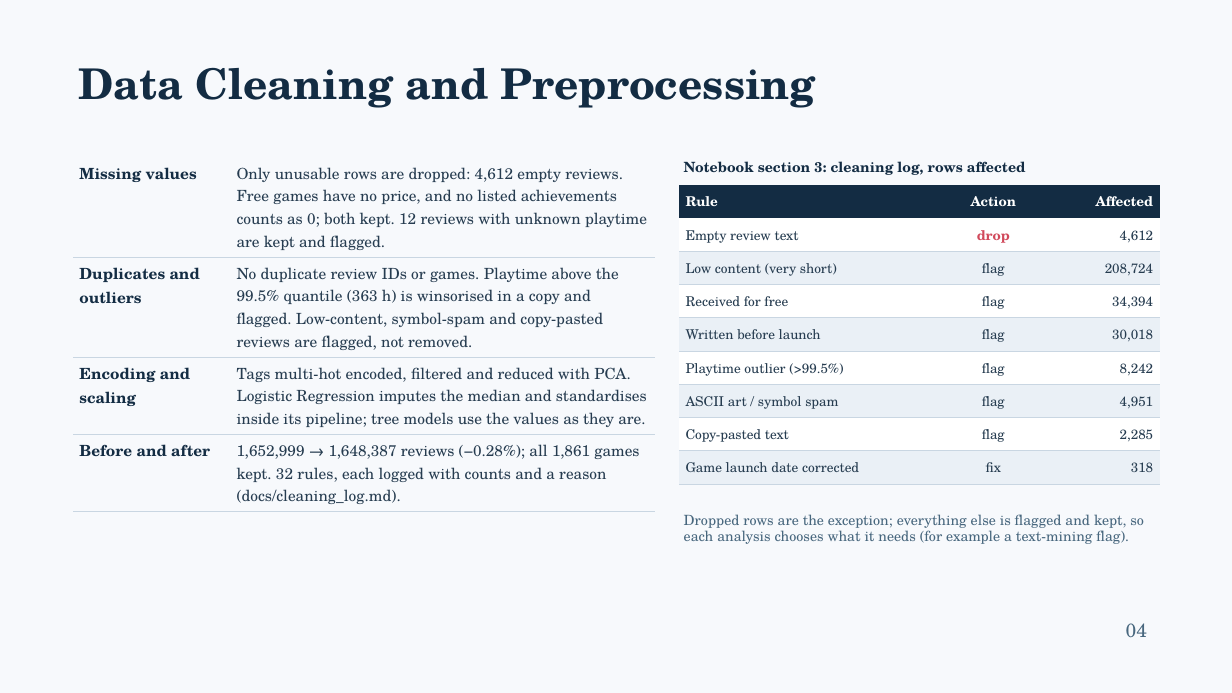
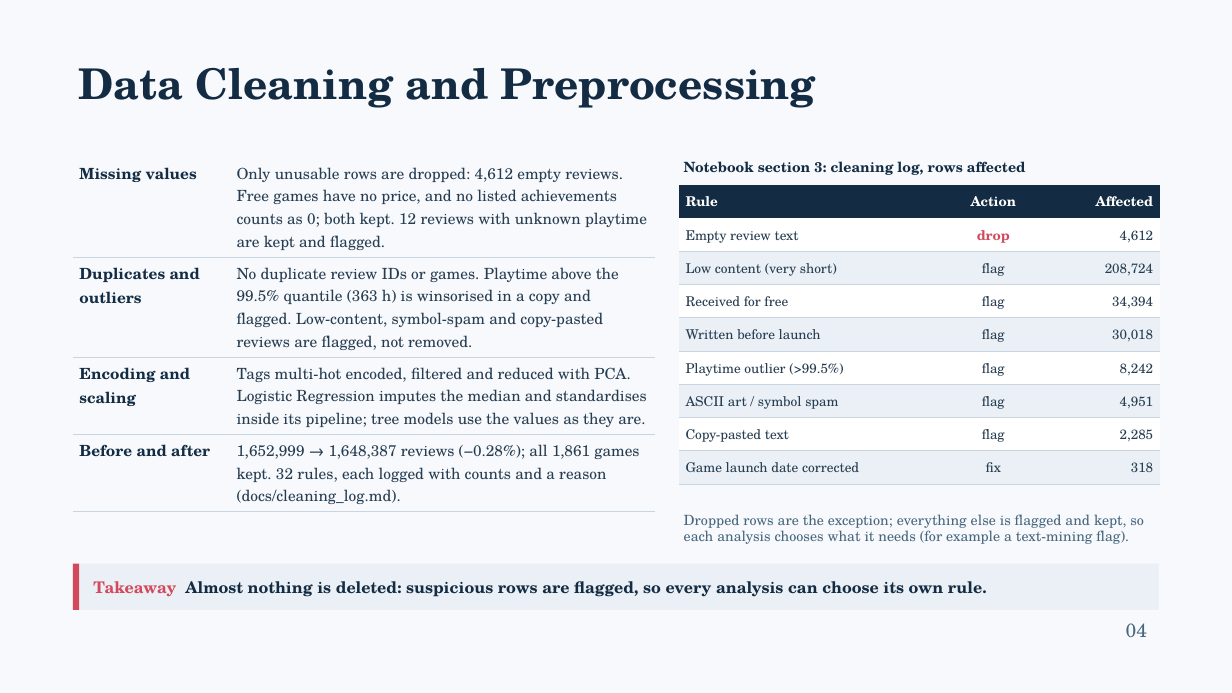
Before and after one commit to Shan713/IndieGuard, a slide deck: slide 4 of slides/review1.pptx. Drawn at 1232x693 pixels with LibreOffice and Linux fonts; fonts in the diff are those of the drawing. Boxes give left, top, right and bottom in pixels: in the first picture for what was removed or moved away, otherwise in the second. Text is boxed around its words. In the diff, an @@ line names an element or a change of style, - is before the commit and + after.

Commit message:
Slides: add four EDA slides, team details and owners, takeaway bars

```diff
--- a/slides/review1.pptx
+++ b/slides/review1.pptx
@@ rectangle added at (73,564,79,610), fill #D1495B @@
@@ rectangle added at (79,564,1159,610), fill #EAF0F6, 12.5 pt, text #132C43, bold @@
+Takeaway Almost nothing is deleted: suspicious rows are flagged, so every analysis can choose its own rule.
```
Also in this commit, not shown: 8 other slides changed, 4 slides added.
